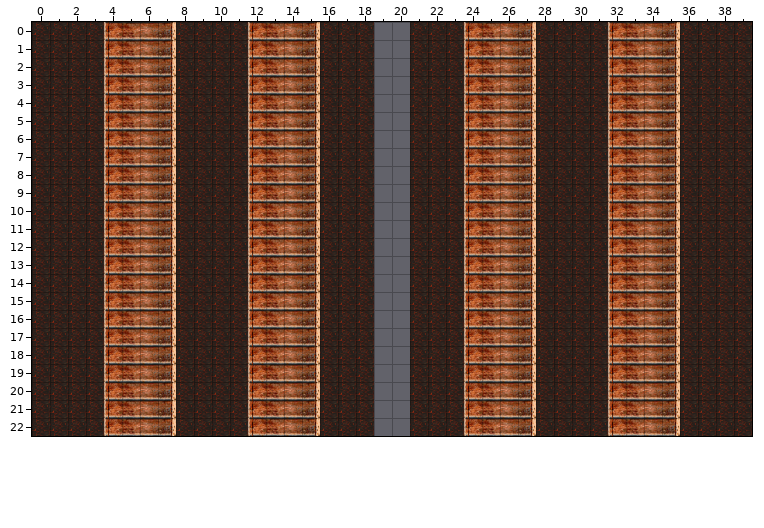
Level history. Tiled map: public/assets/tilemap/nivel1.tmx. That is the earlier state.
Cells are 32x32 px. Shown: x 0..39, y 0..22.
Once edited:
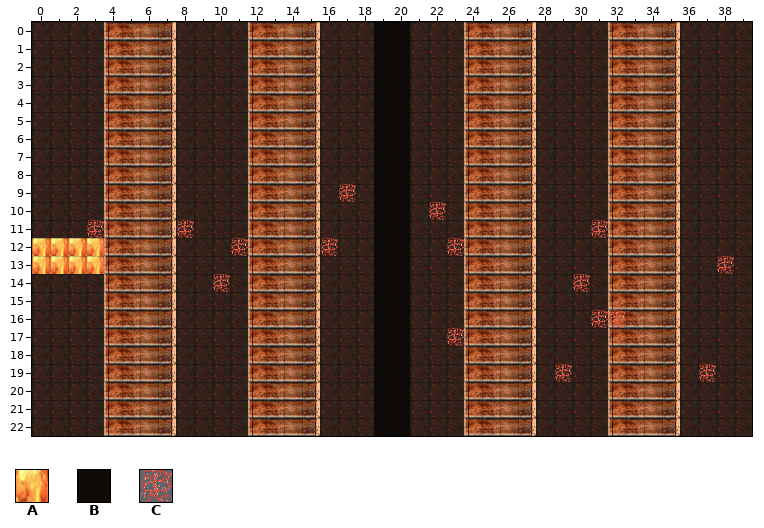
Key: from "atlas-lava": A 5, B 6, C 7.
_ is an empty cell.
Objects are placed by their top-left corner, in cells (3,4 is the top-left corner of cell 3,4); size is 1x1 cell unless given.
Tiles of an added or newly shown layer are drawn over the layers below it.
The exact change:
Changed rows in their new state; . is an unchanged cell.
Layer "centro" (added):
first column x 19:
 0 BB
 1 BB
 2 BB
 3 BB
 4 BB
 5 BB
 6 BB
 7 BB
 8 BB
 9 BB
10 BB
11 BB
12 BB
13 BB
14 BB
15 BB
16 BB
17 BB
18 BB
19 BB
20 BB
21 BB
22 BB
Layer "decoracion" (added):
first column x 0:
 9 .................C.....................
10 ......................C................
11 ...C....C......................C.......
12 C..........C....C......C...............
13 .C....................................C
14 ..........C...................C........
16 ...............................CC......
17 .......................C...............
19 .............................C.......C.
Layer "objetos":
added: A "lava" at 3,12
added: A "lava" at 2,12
added: A "lava" at 0,12
added: A "lava" at 1,12
added: A "lava" at 0,13
added: A "lava" at 1,13
added: A "lava" at 2,13
added: A "lava" at 3,13
